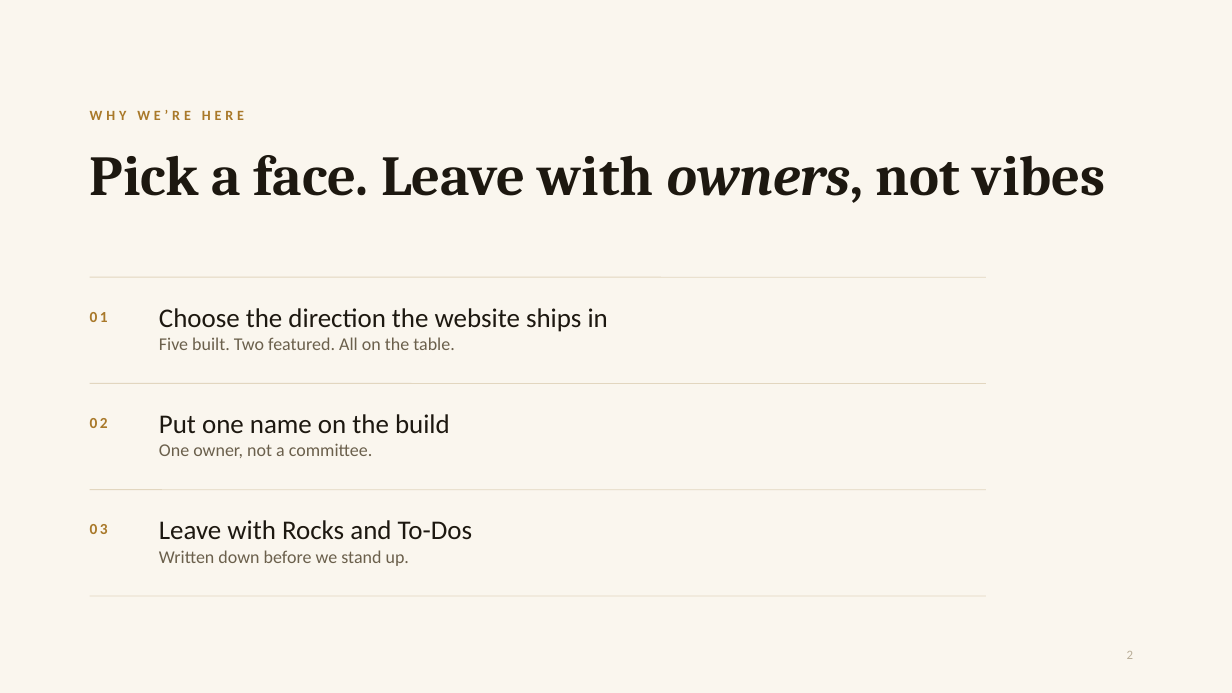
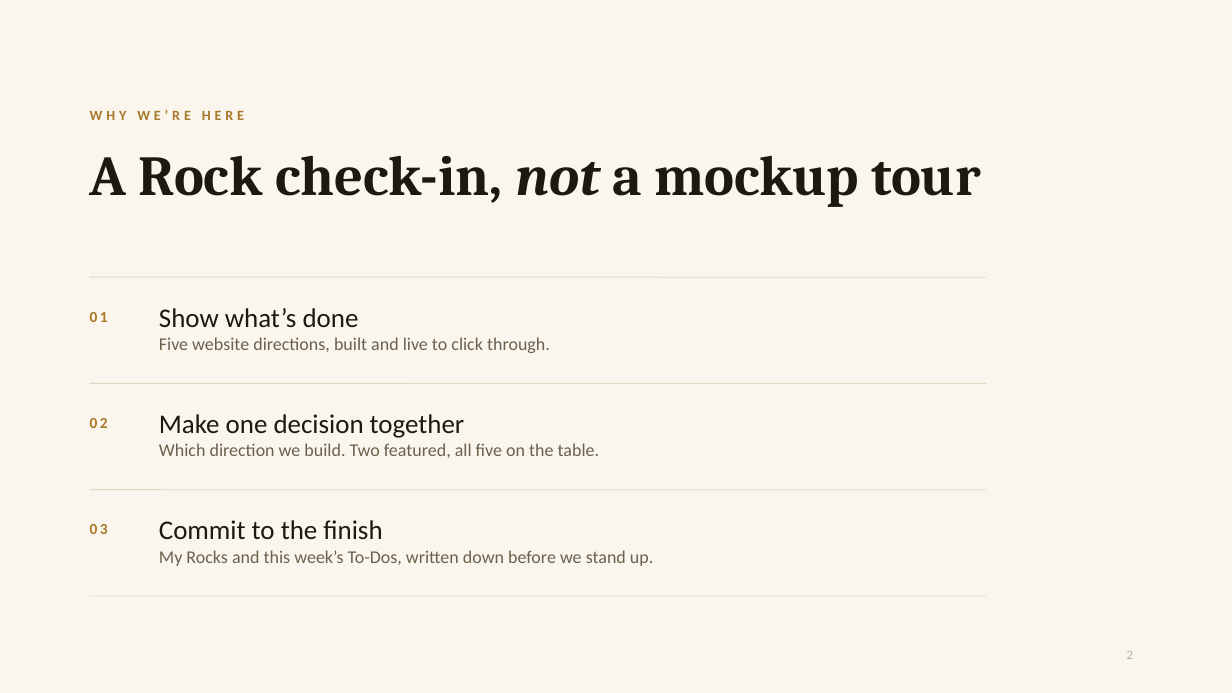
Before and after one commit to jpzllkfl/ace-design-presentation, a slide deck: slide 2 of ACE-Design-Review.pptx. Drawn at 1232x693 pixels with LibreOffice and Linux fonts; fonts in the diff are those of the drawing; background and template pictures are left out. Boxes give left, top, right and bottom in pixels: in the first picture for what was removed or moved away, otherwise in the second. Text is boxed around its words. In the diff, an @@ line names an element or a change of style, - is before the commit and + after.

```diff
--- a/ACE-Design-Review.pptx
+++ b/ACE-Design-Review.pptx
@@ title at [90, 155, 981, 207]: text changed @@
-Pick a face. Leave with owners, not vibes
+A Rock check-in, not a mockup tour
@@ text at [159, 308, 550, 353]: text changed @@
-Choose the direction the website ships in
-Five built. Two featured. All on the table.
+Show what’s done
+Five website directions, built and live to click through.
@@ text at [159, 414, 599, 458]: text changed @@
-Put one name on the build
-One owner, not a committee.
+Make one decision together
+Which direction we build. Two featured, all five on the table.
@@ text at [159, 520, 653, 566]: text changed @@
-Leave with Rocks and To-Dos
-Written down before we stand up.
+Commit to the finish
+My Rocks and this week’s To-Dos, written down before we stand up.
```
Also in this commit, not shown: 9 other slides changed, 6 slides added, 5 slides removed, 4 other files.
